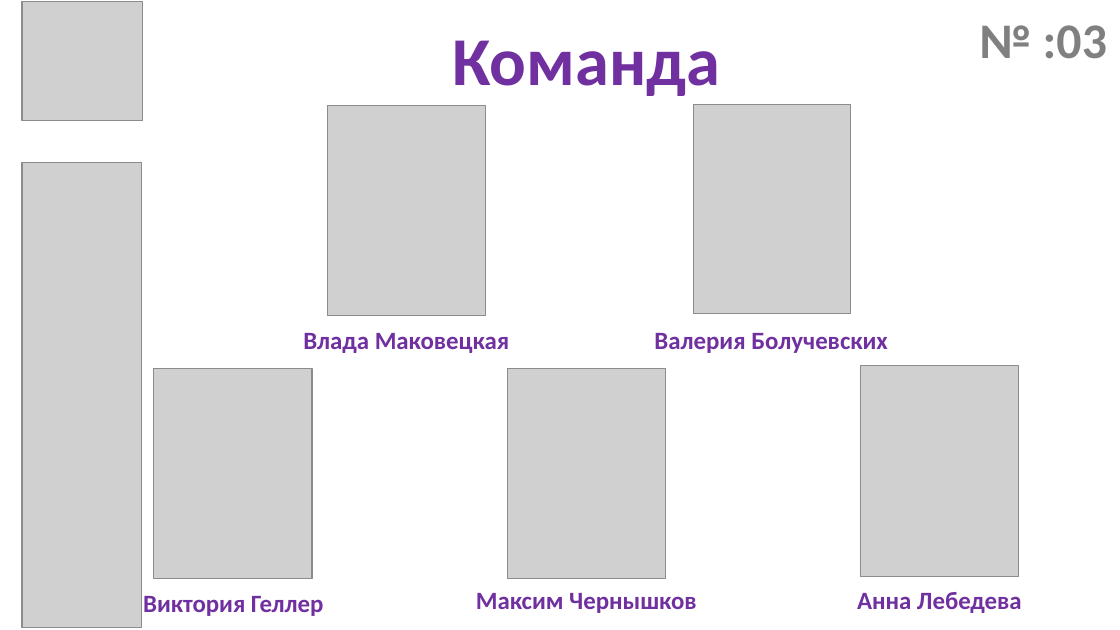
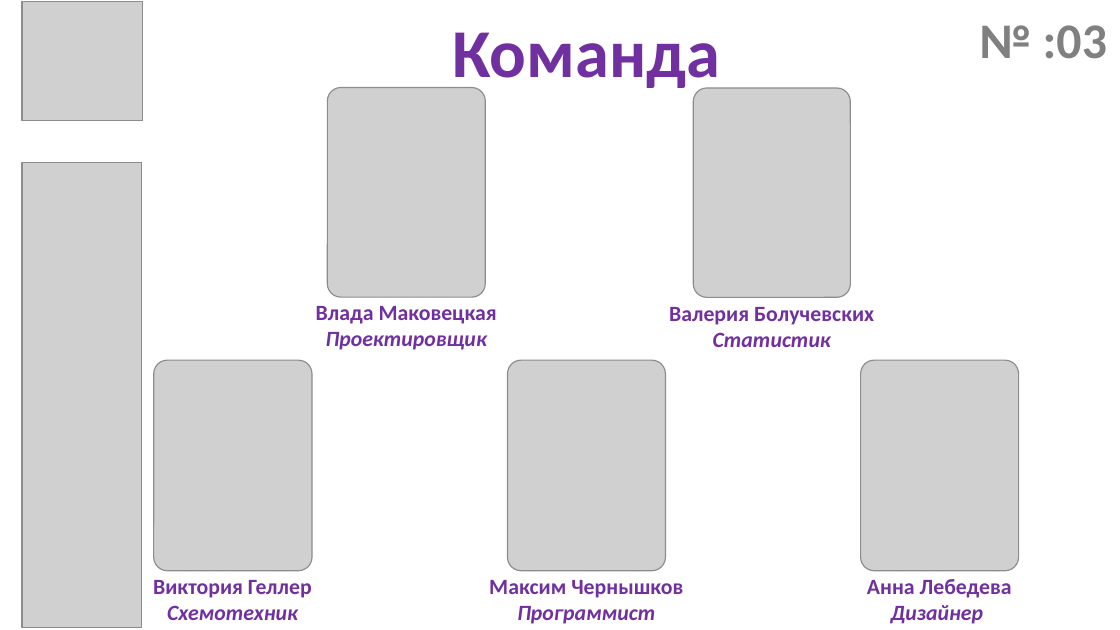
Before and after one commit to dpp-shlyopa-team/Presentation, a slide deck: slide 11 of преза.pptx (slide 13 before the commit). Drawn at 1120x630 pixels with LibreOffice and Linux fonts; fonts in the diff are those of the drawing; grey boxes stand for pictures. Boxes give left, top, right and bottom in pixels: in the first picture for what was removed or moved away, otherwise in the second. Text is boxed around its words. In the diff, an @@ line names an element or a change of style, - is before the commit and + after.

```diff
--- a/преза.pptx
+++ b/преза.pptx
@@ title "Команда" rewrapped from (x1=452, y1=40, x2=720, y2=96) to (x1=452, y1=32, x2=720, y2=93) @@
@@ picture moved from (x1=327, y1=106, x2=485, y2=316) to (x1=327, y1=87, x2=485, y2=297) @@
@@ 2 texts, 1 picture moved together from (x1=303, y1=104, x2=888, y2=353) to (x1=316, y1=88, x2=874, y2=350) @@
@@ text at (x1=316, y1=306, x2=497, y2=324): size 16 to 14 pt in "Влада Маковецкая" @@
@@ text at (x1=669, y1=307, x2=874, y2=325): size 16 to 14 pt in "Валерия Болучевских" @@
@@ text at (x1=326, y1=332, x2=487, y2=350): paragraph added @@
+Проектировщик
@@ text at (x1=713, y1=332, x2=831, y2=347): paragraph added @@
+Статистик
@@ 3 pictures moved together from (x1=153, y1=366, x2=1018, y2=579) to (x1=153, y1=361, x2=1018, y2=571) @@
@@ text at (x1=153, y1=580, x2=312, y2=598): size 16 to 14 pt in "Виктория Геллер" @@
@@ text at (x1=489, y1=580, x2=683, y2=598): size 16 to 14 pt in "Максим Чернышков" @@
@@ text at (x1=867, y1=579, x2=1012, y2=598): size 16 to 14 pt in "Анна Лебедева" @@
@@ text at (x1=167, y1=605, x2=298, y2=620): paragraph added @@
+Схемотехник
@@ text at (x1=517, y1=606, x2=655, y2=624): paragraph added @@
+Программист
@@ text at (x1=891, y1=605, x2=983, y2=624): paragraph added @@
+Дизайнер
```
Also in this commit, not shown: 8 other slides changed, 2 slides removed, 1 other file.
